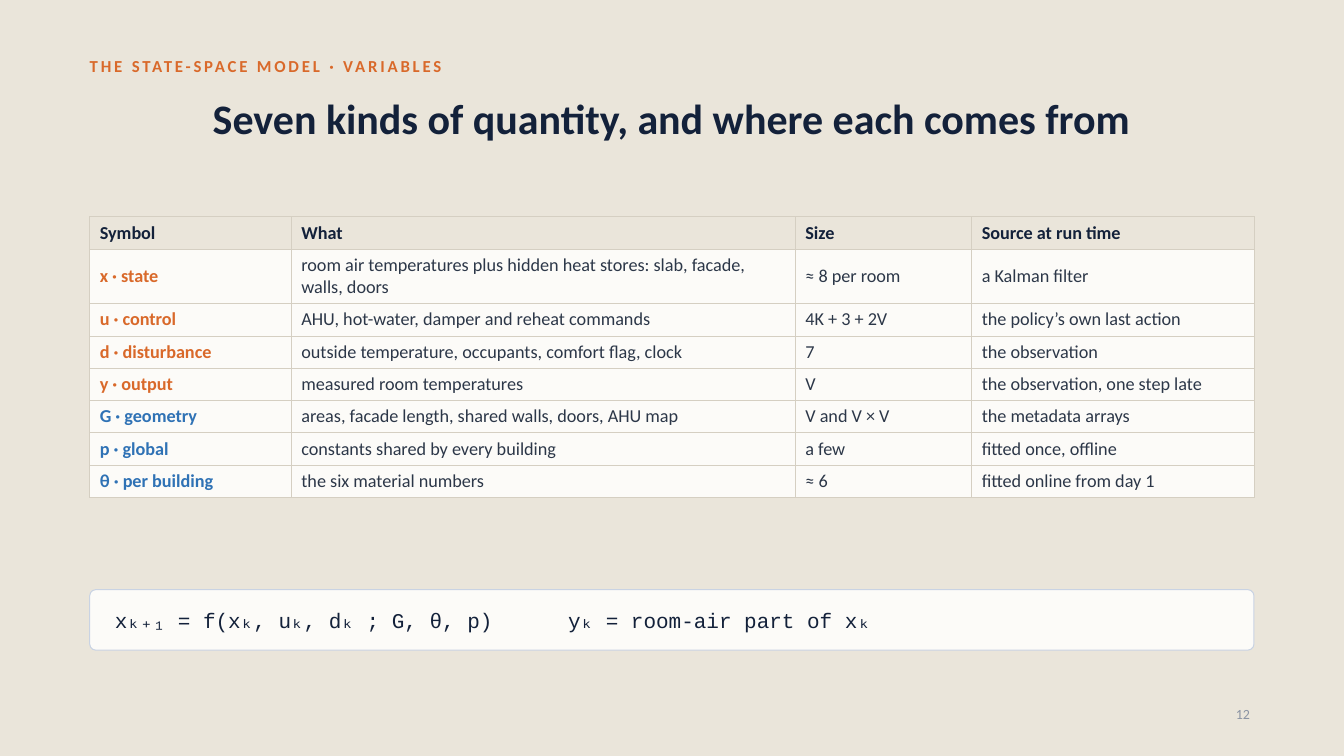
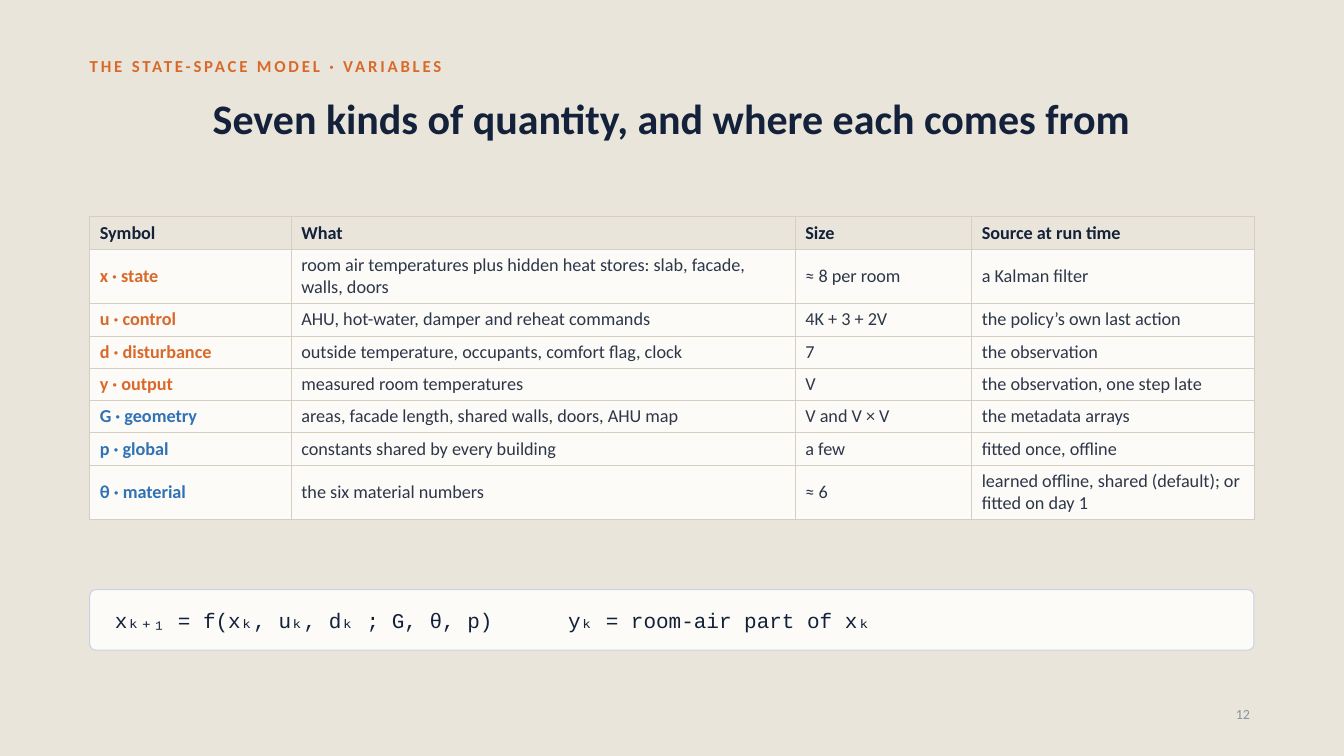
Before and after one commit to srivathsanb14/working-code, a slide deck: slide 12 of docs/One_Controller_for_Every_Building.pptx. Drawn at 1344x756 pixels with LibreOffice and Linux fonts; fonts in the diff are those of the drawing. Boxes give left, top, right and bottom in pixels: in the first picture for what was removed or moved away, otherwise in the second. Text is boxed around its words. In the diff, an @@ line names an element or a change of style, - is before the commit and + after.

```diff
--- a/docs/One_Controller_for_Every_Building.pptx
+++ b/docs/One_Controller_for_Every_Building.pptx
@@ table at (90, 217, 1254, 516) @@
-row 8, column 1: θ · per building
+row 8, column 1: θ · material
-row 8, column 4: fitted online from day 1
+row 8, column 4: learned offline, shared (default); or fitted on day 1
```
Also in this commit, not shown: 7 other slides changed, 1 slide added, 15 other files.
